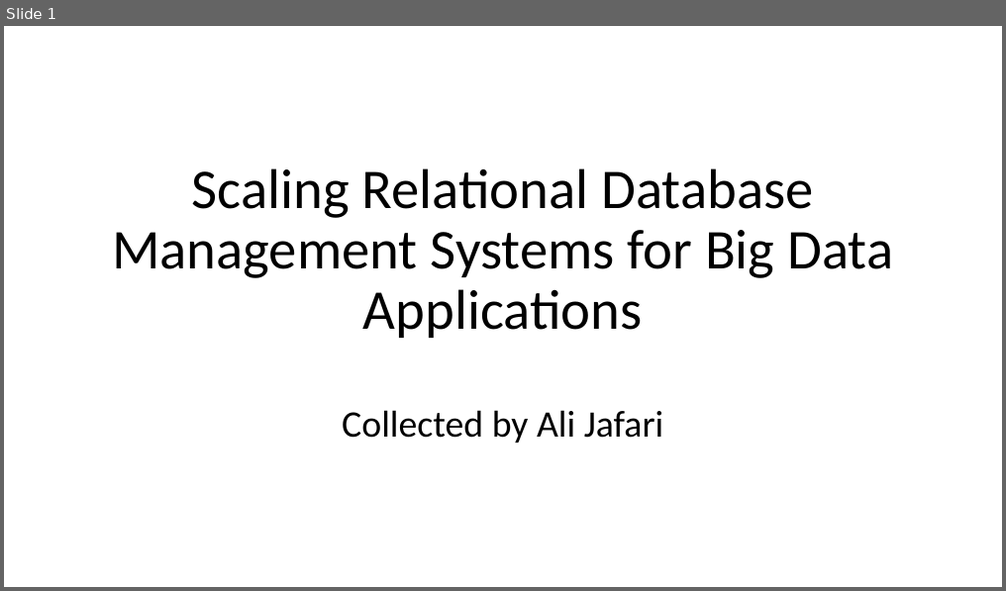
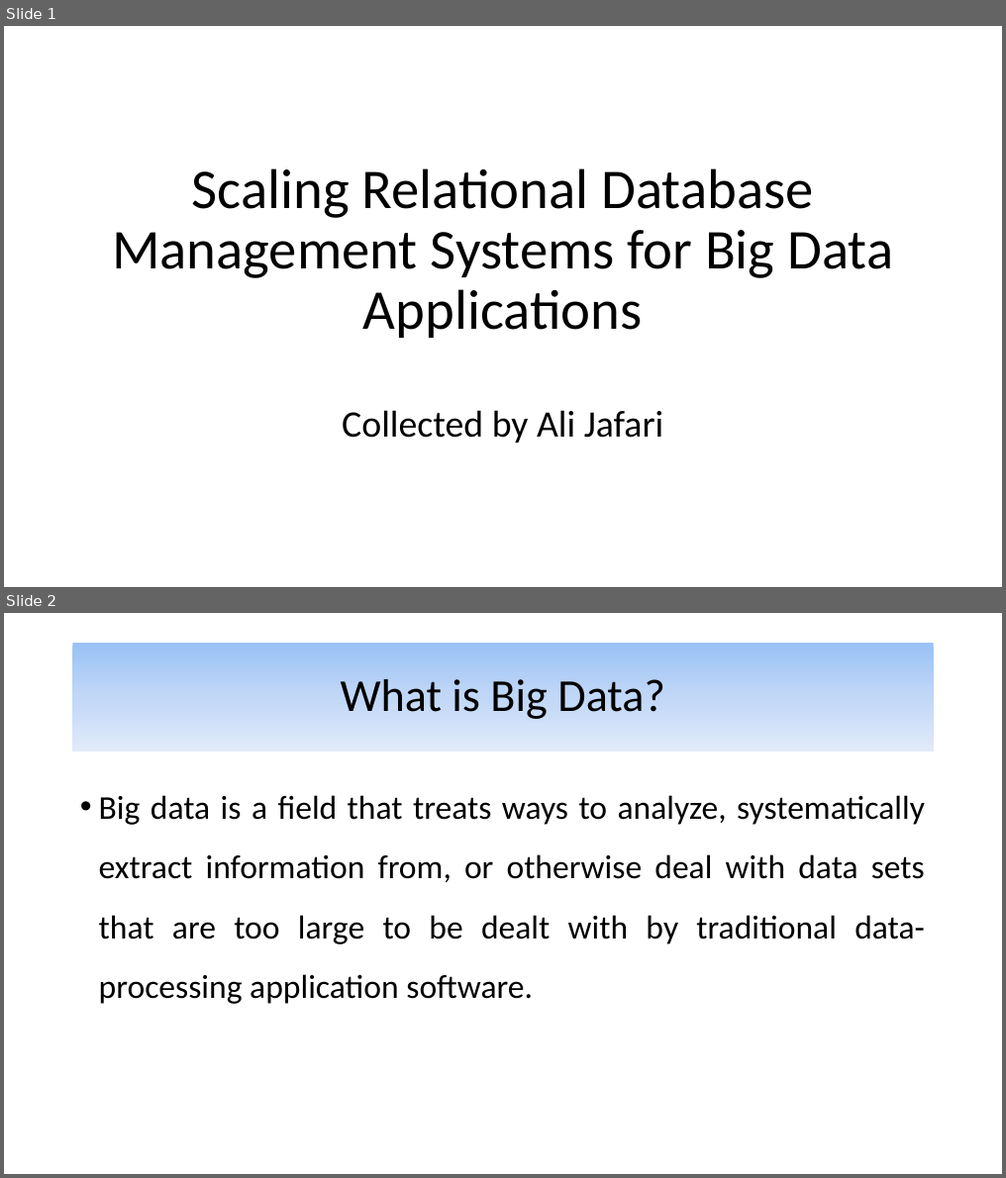
Before and after one commit to alijfri99/presentations, a slide deck: Advanced DBMS Presentation.pptx. Shown one above the other, each under a label of ours: slide 1 before the commit, slides 1 and 2 after it. The pictures are 1006x591 and 1006x1178 pixels, drawn with LibreOffice and Linux fonts; fonts in the diff are those of the drawing. Boxes give left, top, right and bottom in pixels: in the first picture for what was removed or moved away, otherwise in the second. Text is boxed around its words. In the diff, an @@ line names an element or a change of style, - is before the commit and + after.

```diff
--- a/Advanced DBMS Presentation.pptx
+++ b/Advanced DBMS Presentation.pptx
@@ slide 2 added at box(4, 613, 1002, 1174), background #FFFFFF @@
@@ title added at box(73, 643, 934, 752), fill gradient #9AC3F5 to #C2D8F8 to #E1EBFB, 44 pt, text #000000 @@
+What is Big Data?
@@ text added at box(99, 795, 925, 1004), 32 pt, text #000000 @@
+• Big data is a field that treats ways to analyze, systematically extract information from, or otherwise deal with data sets that are too large to be dealt with by traditional data-processing application software.
```
Also in this commit, not shown: 4 other slides added.
